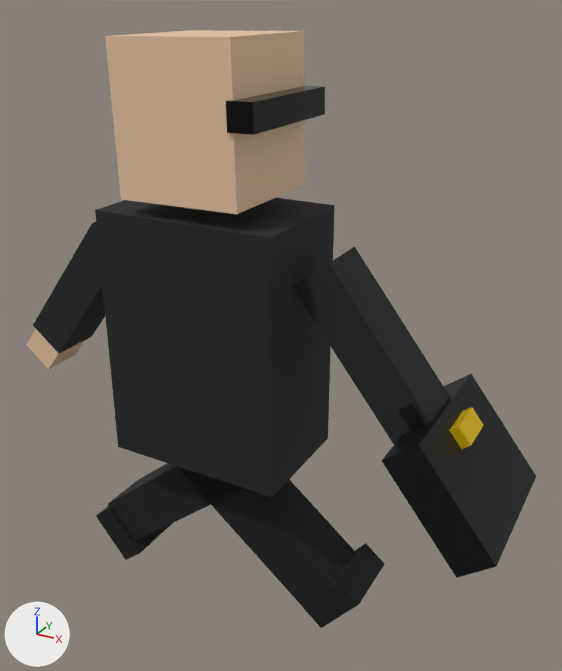
Before and after pictures for a commit that changed the glTF model public/assets/actors/fondo_buitre.gltf.
Rendered twice from a 50 mm camera at (0.812, -1.22, 1.415) aimed at (0.106, 0.063, 0.773). Every picture has the same lights, and +X, +Y and +Z are marked at lower left. The picture after the commit comes second. Both versions are drawn at frame 4 of the action 'walk'; the numbers are the values there.

In view in the first picture: 'armLMesh', 'armRMesh', 'briefcase', 'caseClasp', 'handL', 'head', 'legLMesh', 'legRMesh', 'shades', 'shoeL', 'shoeR', 'torso' and 1 more.
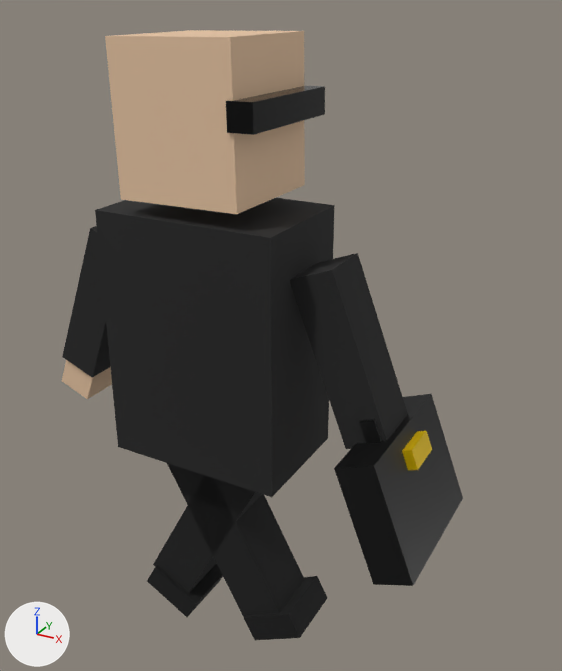
ob_arml is not drawn itself; it is the parent of ob_armlmesh, ob_handl.
ob_armr is not drawn itself; it is the parent of ob_armrmesh, ob_handr, ob_briefcase, ob_casehandle, ob_caseclasp.
ob_legl is not drawn itself; it is the parent of ob_leglmesh, ob_shoel.
ob_legr is not drawn itself; it is the parent of ob_legrmesh, ob_shoer.

Diff of the bpy script that builds the scene:
```diff
--- a/public/assets/actors/fondo_buitre.gltf.py
+++ b/public/assets/actors/fondo_buitre.gltf.py
@@ ob_arml @@
 ob_arml.location = (-0.23, 0.0, 0.44)
-ob_arml.rotation_euler = (0.0, 0.665, 0.0)  # degrees (0, 38, 0)
+ob_arml.rotation_euler = (0.0, 0.369, 0.0)  # degrees (0, 21, 0)
@@ ob_armr @@
 ob_armr.location = (0.23, 0.0, 0.44)
-ob_armr.rotation_euler = (0.0, -0.665, 0.0)  # degrees (0, -38, 0)
+ob_armr.rotation_euler = (0.0, -0.369, 0.0)  # degrees (0, -21, 0)
@@ ob_legl @@
 ob_legl.location = (-0.09, 0.0, 0.02)
-ob_legl.rotation_euler = (0.0, -0.887, 0.0)  # degrees (0, -51, 0)
+ob_legl.rotation_euler = (0.0, -0.492, 0.0)  # degrees (0, -28, 0)
@@ ob_legr @@
 ob_legr.location = (0.09, 0.0, 0.02)
-ob_legr.rotation_euler = (0.0, 0.887, 0.0)  # degrees (0, 51, 0)
+ob_legr.rotation_euler = (0.0, 0.492, 0.0)  # degrees (0, 28, 0)
```

Where the change shows, as pixel boxes (x1, y1, x2, y2) in the pictures (562 x 671 px):
'briefcase', turned: before (382, 374, 536, 578); after (334, 394, 463, 586)
'armRMesh', turned: before (292, 247, 450, 444); after (290, 253, 408, 449)
'legLMesh', turned: before (177, 466, 355, 606); after (167, 463, 305, 617)
'legRMesh', turned: before (108, 463, 244, 541); after (153, 476, 262, 593)
'armLMesh', turned: before (33, 222, 105, 353); after (62, 226, 110, 377)
'shoeL', turned: before (302, 543, 384, 628); after (244, 576, 327, 640)
'shoeR', turned: before (96, 506, 172, 560); after (147, 564, 223, 617)
'handL', turned: before (26, 329, 85, 369); after (62, 360, 112, 399)
'caseClasp', turned: before (449, 407, 483, 449); after (402, 431, 432, 471)
'caseHandle', turned: before (398, 404, 426, 432); after (360, 419, 382, 444)
